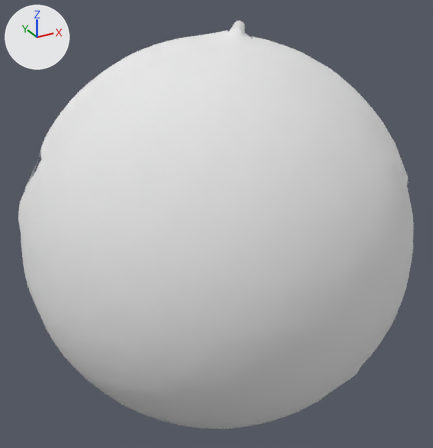
What one commit did to the OBJ model res/pendulum_horizontal/Pendulum_horizontal.000148.obj.
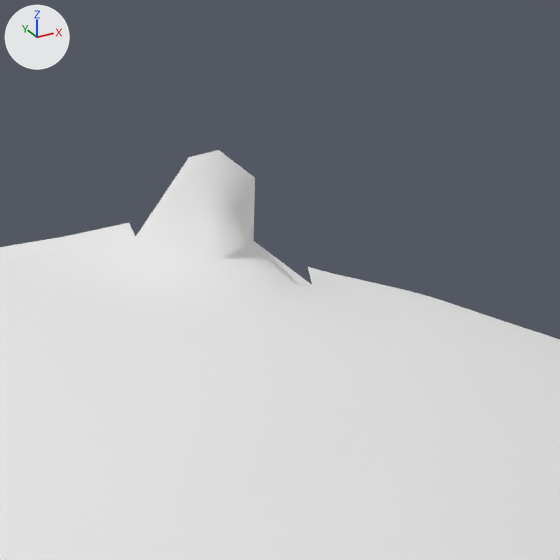
The first picture shows the older version from a 50 mm lens placed at (-22.6, -199.5, 162.7), pointed at (169.6, 150.0, -12.1). The close-ups show both versions on the part from 48% to 66% of the width and 0% to 17% of the height of that picture. Every picture has the same lights, and +X, +Y and +Z are marked at upper left. Where no turn or scale is listed for an object, it has been applied to the vertices.

Objects in the first close-up: 'Pendulum_horizontal.000148'.
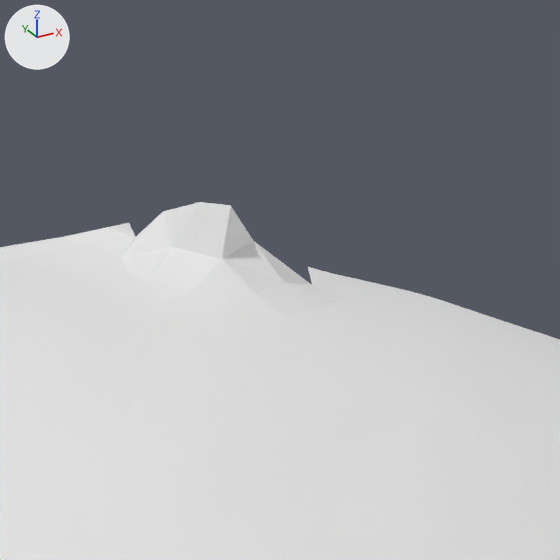
What changed in the scene script:
```text
Change me_pendulum_horizontal_000148:
    where me_pendulum_horizontal_000148.from_pydata(...)  # 4901 vertices, 9719 faces; spans x 39.0..296.0, y 32.0..256.0, z -178.0..126.0
    used by ob_pendulum_horizontal_000148; location = (0.0, 0.0, 0.0)
    verts and faces of me_pendulum_horizontal_000148; kept vertices keep their numbers, new ones are numbered from 4901
    before: 4715 (199.0, 164.0, 118.0) at pixel (253, 240), 4774 (194.0, 177.0, 117.0) at pixel (135, 236), 4776 (194.0, 166.0, 121.0) at pixel (199, 202), 4777 (194.0, 172.0, 120.0) at pixel (163, 211), 4804 (196.0, 170.0, 125.0) at pixel (188, 157)
    before: 4865 (198.0, 163.0, 124.0) at pixel (254, 177), 4866 (195.0, 164.0, 126.0) at pixel (218, 149), 4881 (196.0, 163.0, 121.0) at pixel (230, 205)
    remove me_pendulum_horizontal_000148.materials.append(mat_pendulum_horizontal_000148)  # white #e7e7e7
    me_pendulum_horizontal_000148 part 1
    add delete_vertices([4804, 4865, 4866])  # with the faces that use them
```

Boxes [x1, y1, x2, y2] around the edits, measured in the close-ups (560 x 560 px):
'Pendulum_horizontal.000148', reshaped: before [0, 150, 560, 560]; after [0, 202, 560, 560]
part 1 of me_pendulum_horizontal_000148, deleted: before [136, 150, 255, 241]
